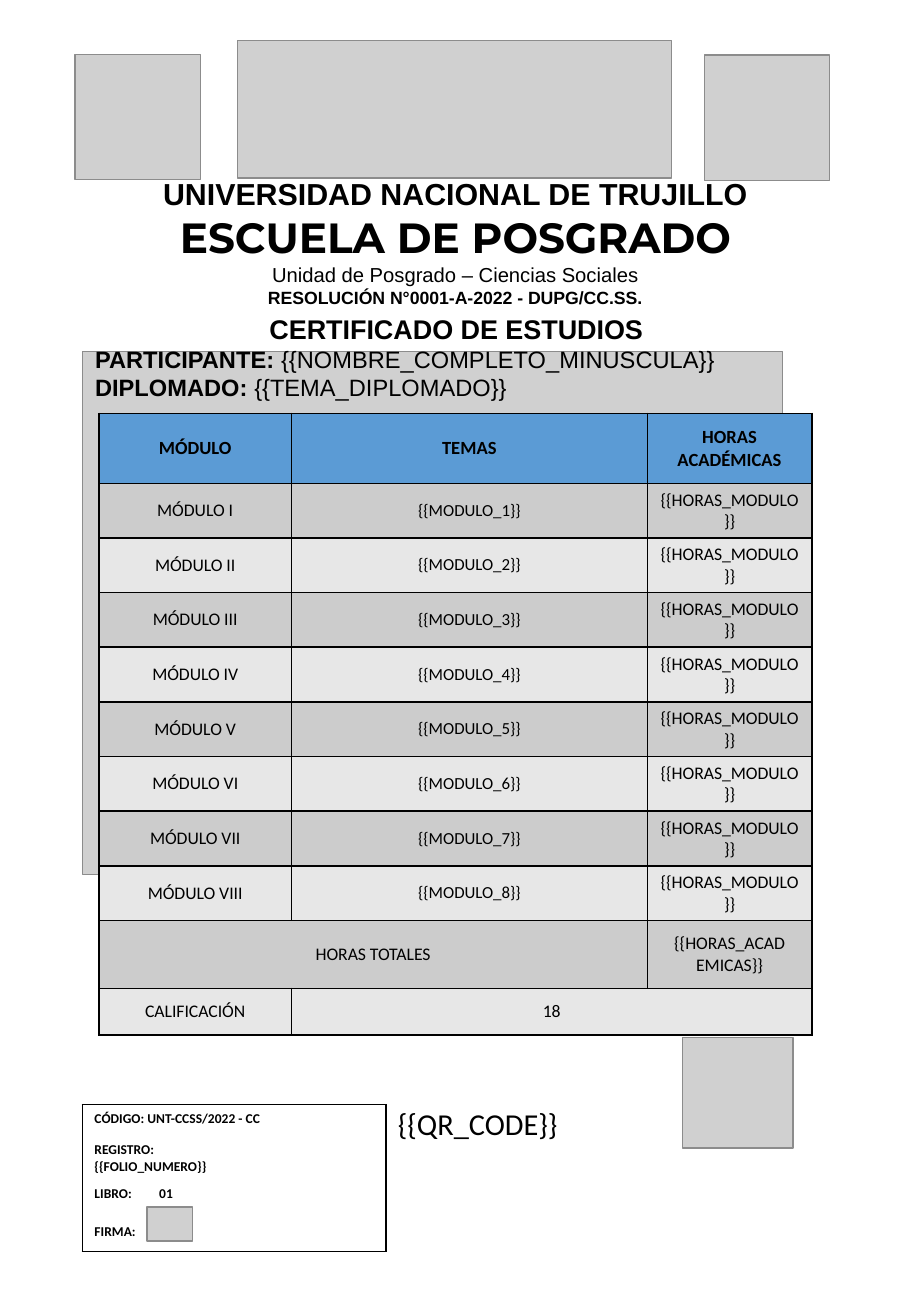
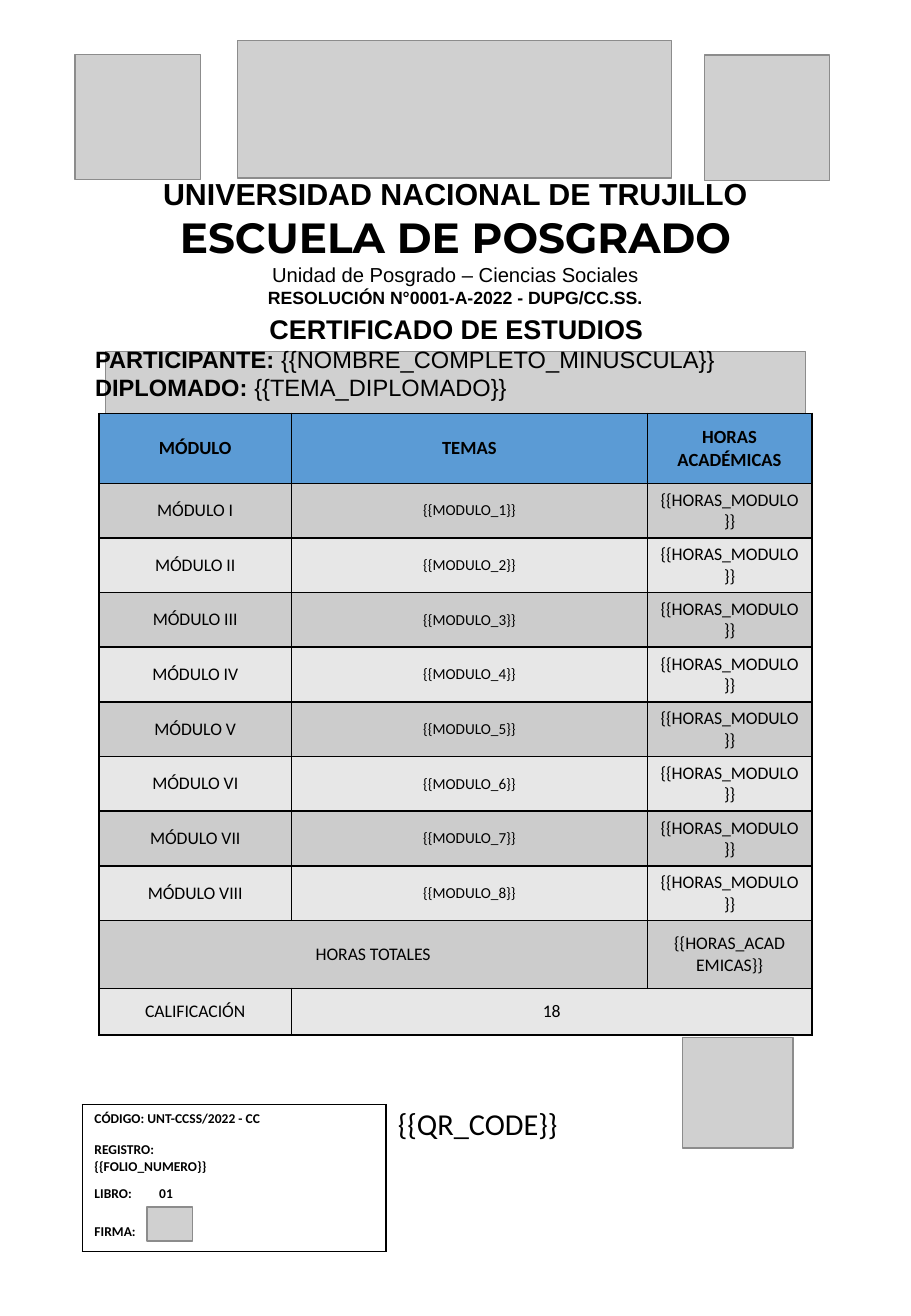
Before and after one commit to CuevaBenjamin-dev/ipde_backend_certificados_automatition, a slide deck: slide 2 of app/templates/universidad_azul/plantilla_diplomado.pptx. Drawn at 911x1316 pixels with LibreOffice and Linux fonts; fonts in the diff are those of the drawing; grey boxes stand for pictures; background and template pictures are left out. Boxes give left, top, right and bottom in pixels: in the first picture for what was removed or moved away, otherwise in the second. Text is boxed around its words. In the diff, an @@ line names an element or a change of style, - is before the commit and + after.

```diff
--- a/app/templates/universidad_azul/plantilla_diplomado.pptx
+++ b/app/templates/universidad_azul/plantilla_diplomado.pptx
@@ picture: place and size @@
-picture at box(83, 351, 783, 873)
+picture at box(106, 351, 807, 873)
@@ table at box(98, 413, 813, 1035) @@
@@ size 10 to 9 pt in "{{MODULO_1}}", "{{MODULO_2}}", "{{MODULO_3}}", "{{MODULO_4}}" and 4 more places @@
```
Also in this commit, not shown: 1 other slide changed, 7 other files.
